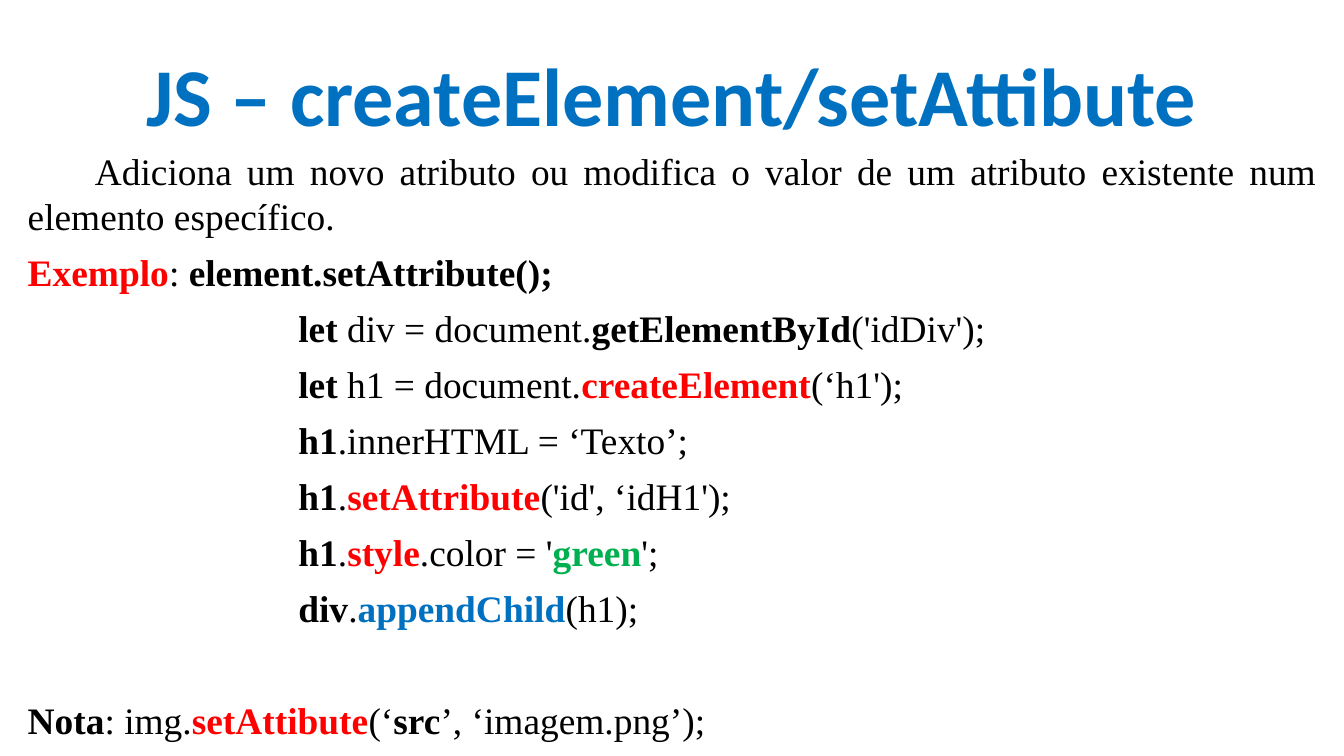
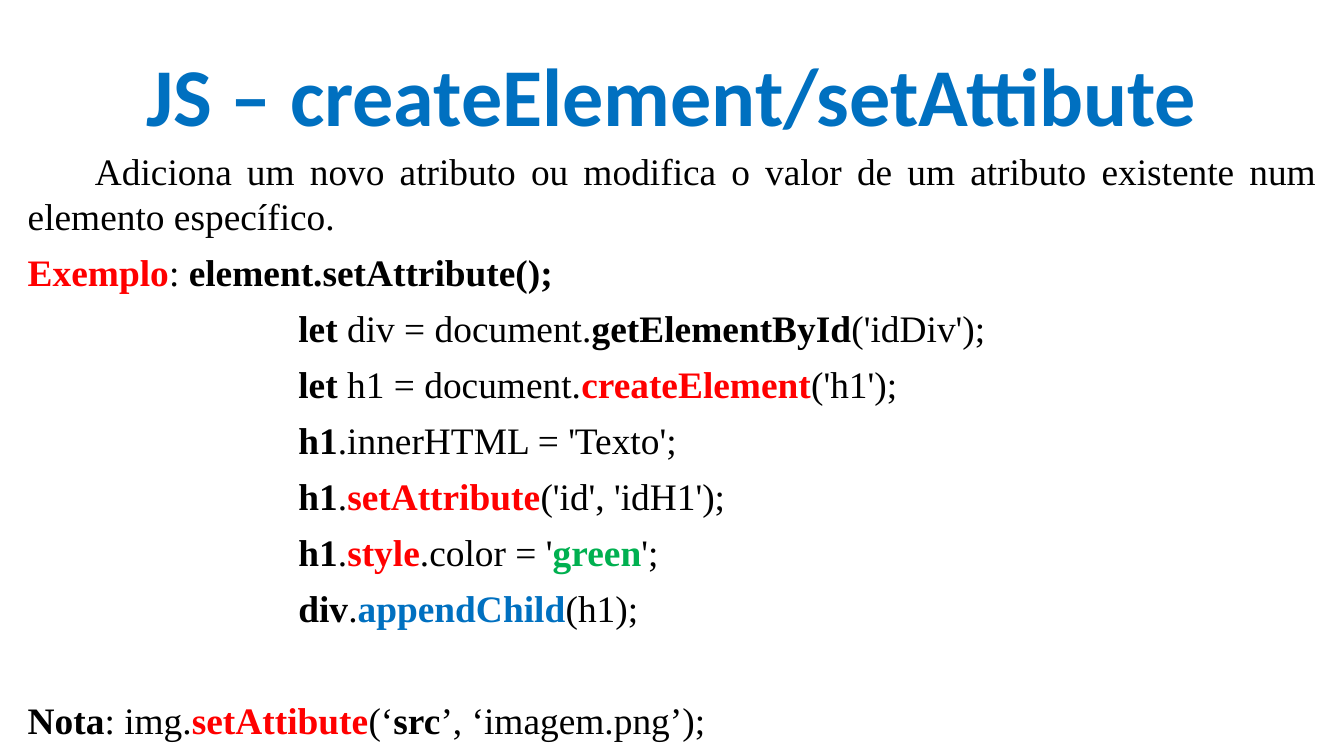
Before and after one commit to CloudEducationBrazil/WydenDesenvolvimentoWebPHP, a slide deck: slide 35 of 01 Classes/Aula 10 Desenvolvimento Web PHP - JS.pptx. Drawn at 1344x756 pixels with LibreOffice and Linux fonts; fonts in the diff are those of the drawing; background and template pictures are left out. Boxes give left, top, right and bottom in pixels: in the first picture for what was removed or moved away, otherwise in the second. Text is boxed around its words. In the diff, an @@ line names an element or a change of style, - is before the commit and + after.

```diff
--- a/01 Classes/Aula 10 Desenvolvimento Web PHP - JS.pptx
+++ b/01 Classes/Aula 10 Desenvolvimento Web PHP - JS.pptx
@@ text at (298,372,897,517): text changed @@
-        let h1 = document.createElement(‘h1');
-        h1.innerHTML = ‘Texto’;
-        h1.setAttribute('id', ‘idH1');
+        let h1 = document.createElement('h1');
+        h1.innerHTML = 'Texto';
+        h1.setAttribute('id', 'idH1');
```
Also in this commit, not shown: 2 other slides changed, 25 other files.
